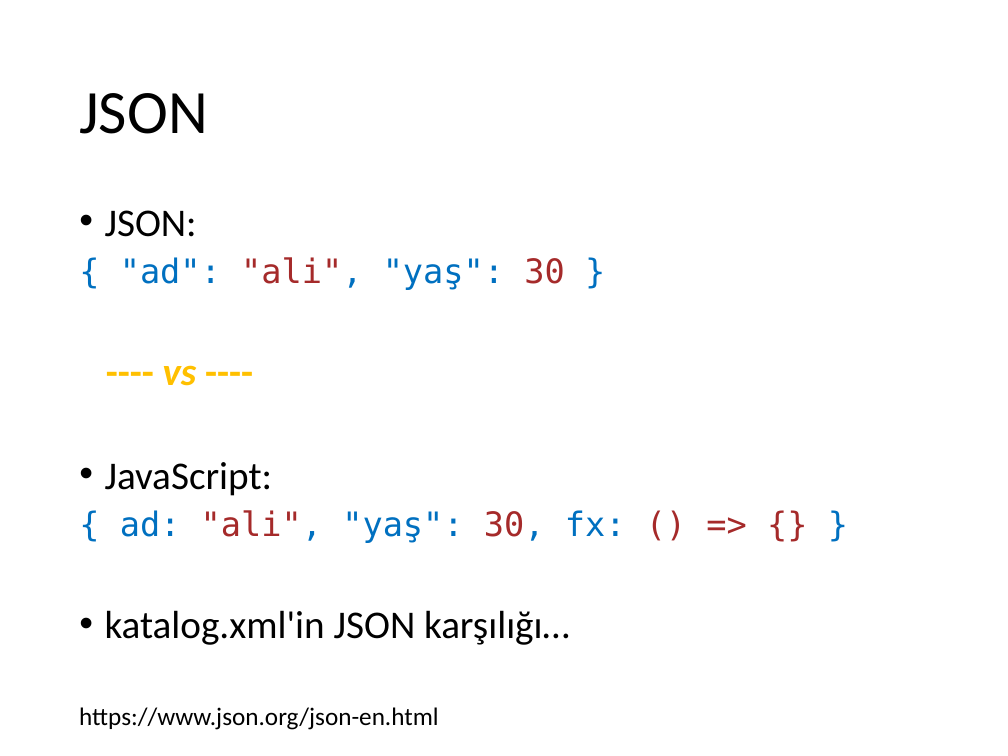
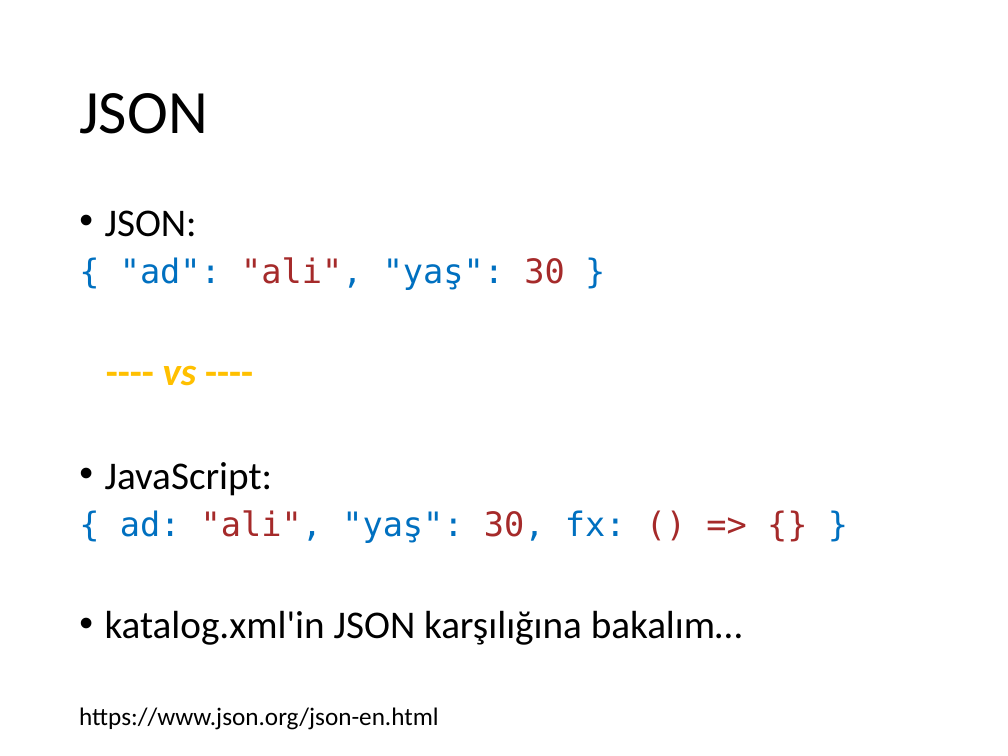
Before and after one commit to ihpar/dbms, a slide deck: slide 7 of Slides/Ders 2 JSON.pptx. Drawn at 1008x756 pixels with LibreOffice and Linux fonts; fonts in the diff are those of the drawing. Boxes give left, top, right and bottom in pixels: in the first picture for what was removed or moved away, otherwise in the second. Text is boxed around its words. In the diff, an @@ line names an element or a change of style, - is before the commit and + after.

Commit message:
adds client server messaging example with JSON

```diff
--- a/Slides/Ders 2 JSON.pptx
+++ b/Slides/Ders 2 JSON.pptx
@@ text at [105,610,742,645]: text changed @@
-• katalog.xml'in JSON karşılığı…
+• katalog.xml'in JSON karşılığına bakalım…
```
Also in this commit, not shown: 1 other slide changed, 3 slides added, 3 other files.
